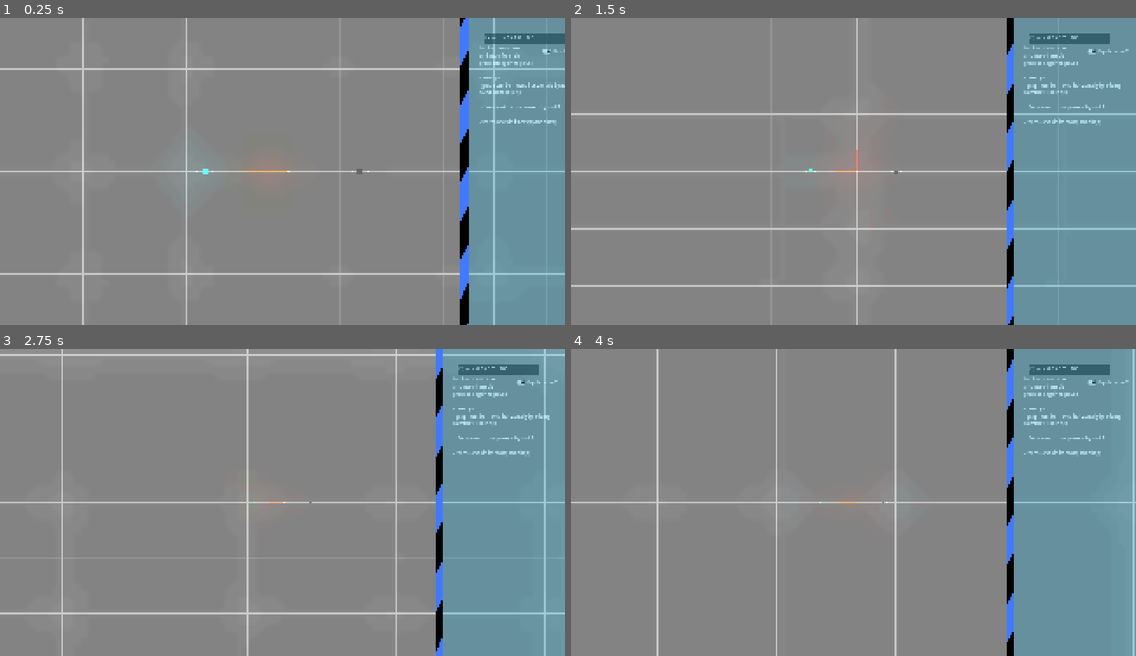
Above: before the commit, frames 1-4 (two rows, left to right).
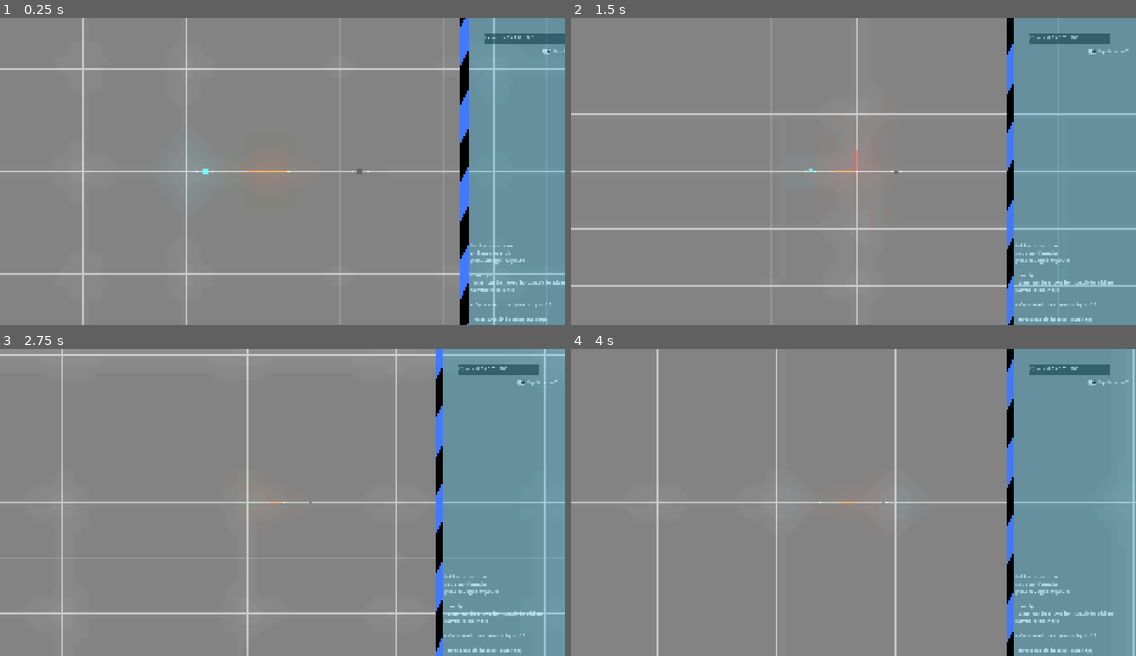
Above: after the commit, the same moments.

Repository: boiiiiiiiii12355/graph-combat
Game: Godot game, scene res://Scenes/game.tscn
Two runs of this game, one before a commit and one after it. Both use one fixed random seed, a clock stepped at 60 frames per second and the inputs below. The engine's default icon, where the game draws it, is replaced by a stand-in: a white triangle on a blue panel in a dark square.
Inputs (mouse positions are in pixels of both pictures, inside the frame that each line leads up to):
- Up to frame 1 (0.25 s): no input
- Up to frame 2 (1.5 s): move the mouse to (977, 156) at 0.52 s; hold D (right) 0.53-1.28 s; tap Mouse wheel down (zoom in) at 0.6 s; move the mouse to (740, 186) at 1.27 s; hold A (left) from 1.28 s (still down); tap Mouse wheel up (zoom out) at 1.35 s
- Up to frame 3 (2.75 s): move the mouse to (339, 434) at 2.02 s; release A (left) at 2.03 s; hold D (right) from 2.03 s (still down); tap Mouse wheel down (zoom in) at 2.1 s
- Up to frame 4 (4 s): move the mouse to (825, 563) at 2.77 s; tap Mouse wheel up (zoom out) at 2.85 s; move the mouse to (1023, 548) at 3.52 s; release D (right) at 3.53 s; hold A (left) from 3.53 s (still down); tap Mouse wheel down (zoom in) at 3.6 s

The runs differ from the first frame. In frame 1, 0.9% of the frame differs, in the area x 83-100%, y 8-99%; in frame 2, 1.0%, in the area x 78-98%, y 8-99%; in frame 3, 1.0%; in frame 4, 1.0%.

Commit message:
some init
Signed-off-by: Mel_The_Idiot <melvinngoi123@gmail.com>

Diff:
--- a/Scenes/ui.tscn
+++ b/Scenes/ui.tscn
@@ -61,10 +61,10 @@
 
 [node name="tips" type="Label" parent="input p1"]
 layout_mode = 0
-offset_left = 1588.0
-offset_top = 94.0
-offset_right = 1926.0
-offset_bottom = 351.0
+offset_left = 1558.0
+offset_top = 789.0
+offset_right = 1896.0
+offset_bottom = 1072.0
 text = "tab to resume time
 and apply formula
 press tab again to pause
@@ -124,10 +124,10 @@
 
 [node name="tips" type="Label" parent="input p2"]
 layout_mode = 0
-offset_left = 1588.0
-offset_top = 94.0
-offset_right = 1926.0
-offset_bottom = 351.0
+offset_left = 1560.0
+offset_top = 784.0
+offset_right = 1898.0
+offset_bottom = 1067.0
 text = "tab to resume time
 and apply formula
 press tab again to pause
@@ -138,7 +138,7 @@
 
 - if you want to use powers try x ** 2
 
-- forcos and sin its cos(x) and sin(x)"
+- forces and sin its cos(x) and sin(x)"
 
 [node name="opposite direction" type="CheckButton" parent="input p2"]
 layout_mode = 0
--- a/scripts/ui.gd
+++ b/scripts/ui.gd
@@ -100,6 +100,9 @@
 	else:
 		return 0
 
+func calc_limit():
+	pass
+
 
 @export var dir_input : TextEdit
 @export var p1_input : TextEdit
@@ -108,6 +111,8 @@
 var y_check = RegEx.new()
 var x_expression = Expression.new()
 var x_check = RegEx.new()
+var limit_check1 = RegEx.new()
+var limit_check2 = RegEx.new()
 var y_error
 var x_error
 func _on_text_edit_text_changed() -> void:
@@ -119,6 +124,8 @@
 func get_dir_in():
 	y_check.compile("(?<= =).*")
 	x_check.compile("(?<=f\\().*?(?=\\))")
+	limit_check1.compile("\\{([^}]*)\\}")
+	limit_check2.compile("(-?\\d+\\s*<)|(<\\s*\\d+)|([a-zA-Z_]\\w*)")
 	var input_text
 	var input_y
 	var input_x
@@ -131,6 +138,7 @@
 	if input_x and input_y:
 		y_error = y_expression.parse(input_y.get_string(), ["x"])
 		x_error = x_expression.parse(input_x.get_string(), ["x"])
+
 
 var typing = false
 func _on_input_mouse_entered() -> void:
